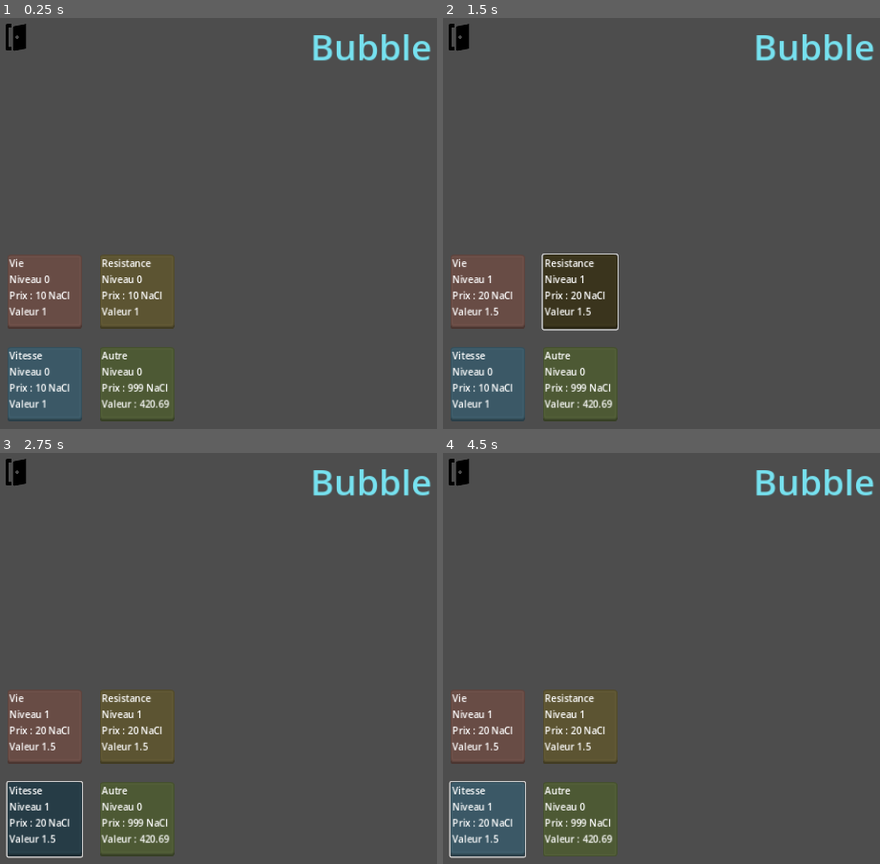
Above: before the commit, frames 1-4 (two rows, left to right).
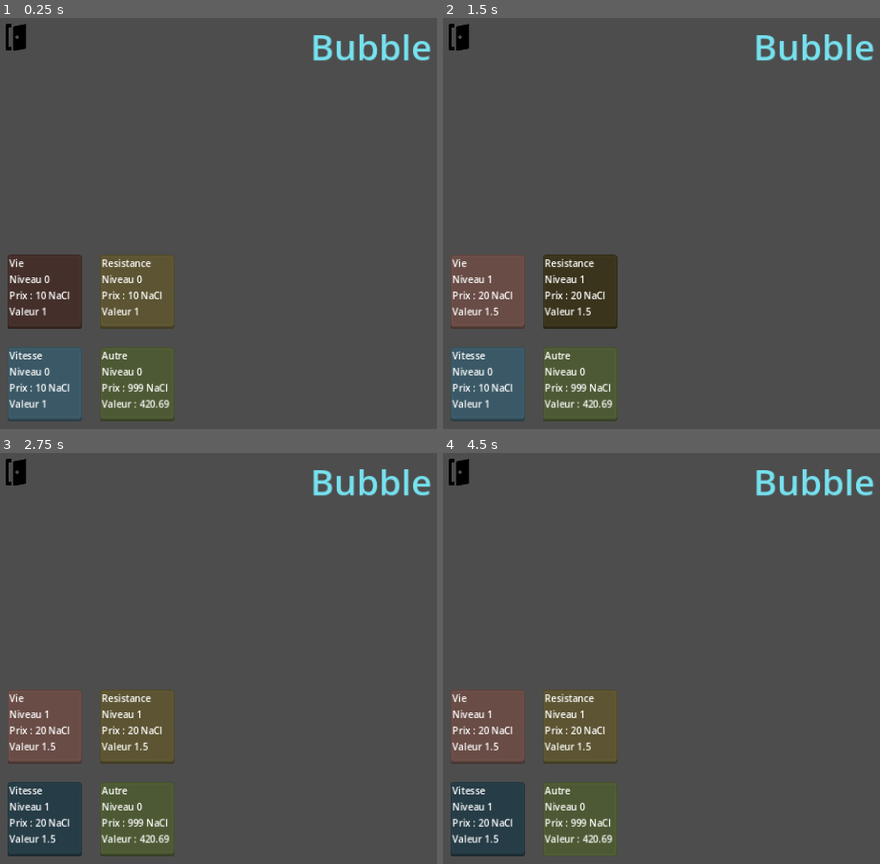
Above: after the commit, the same moments.

Repository: Cax36940/Global-Game-Jam-2025
Game: Godot game, scene res://UI/main_menu.tscn
The game is run twice, just before and just after one commit, with the same random seed, the same clock (stepped at 60 frames per second) and the same inputs. This scene is started directly instead of the project's main scene.
Inputs (mouse positions are in pixels of both pictures, inside the frame that each line leads up to):
- Up to frame 1 (0.25 s): no input
- Up to frame 2 (1.5 s): click (486, 293) at 0.5 s; click (578, 293) at 1.25 s
- Up to frame 3 (2.75 s): click (43, 818) at 2 s
- Up to frame 4 (4.5 s): click (578, 818) at 2.75 s; tap Enter at 3.5 s; move the mouse to (outside the picture) at 3.52 s; hold Right (ui_right) 3.53-4.28 s; tap Space at 4.25 s; move the mouse to (661, 683) at 4.27 s; hold Left (ui_left) from 4.28 s (still down)

The runs differ from the first frame. In frame 1, 2.8% of the frame differs, in the area x 1-19%, y 57-76%; in frame 2, 0.2%; in frame 3, 0.2%; in frame 4, 2.8%, in the area x 1-19%, y 79-99%.

Commit message:
Updated navigation

Diff:
--- a/UI/main_menu.tscn
+++ b/UI/main_menu.tscn
@@ -1,10 +1,18 @@
-[gd_scene load_steps=6 format=3 uid="uid://cn0uxrgx4pdie"]
+[gd_scene load_steps=10 format=3 uid="uid://cn0uxrgx4pdie"]
 
 [ext_resource type="Script" path="res://UI/main_ui.gd" id="1_vl84j"]
 [ext_resource type="Texture2D" uid="uid://b5q0xbhlk14tx" path="res://UI/ressources/exit.png" id="2_hnf4a"]
 [ext_resource type="Script" path="res://UI/upgrade_button.gd" id="3_frgtn"]
 [ext_resource type="Texture2D" uid="uid://crrdhjk1k1mk2" path="res://UI/ressources/grey_button10.png" id="4_dgnge"]
 [ext_resource type="Texture2D" uid="uid://b3dkbeyddh4qn" path="res://UI/ressources/grey_button11.png" id="5_tvcuv"]
+
+[sub_resource type="StyleBoxEmpty" id="StyleBoxEmpty_lxndp"]
+
+[sub_resource type="StyleBoxEmpty" id="StyleBoxEmpty_c406f"]
+
+[sub_resource type="StyleBoxEmpty" id="StyleBoxEmpty_evjsl"]
+
+[sub_resource type="StyleBoxEmpty" id="StyleBoxEmpty_kegmw"]
 
 [node name="MainUI" type="Control"]
 layout_mode = 3
@@ -60,6 +68,7 @@
 layout_mode = 2
 size_flags_horizontal = 3
 size_flags_vertical = 3
+theme_override_styles/focus = SubResource("StyleBoxEmpty_lxndp")
 flat = true
 expand_icon = true
 script = ExtResource("3_frgtn")
@@ -114,6 +123,7 @@
 layout_mode = 2
 size_flags_horizontal = 3
 size_flags_vertical = 3
+theme_override_styles/focus = SubResource("StyleBoxEmpty_c406f")
 flat = true
 script = ExtResource("3_frgtn")
 button_up_icon = ExtResource("4_dgnge")
@@ -167,6 +177,7 @@
 layout_mode = 2
 size_flags_horizontal = 3
 size_flags_vertical = 3
+theme_override_styles/focus = SubResource("StyleBoxEmpty_evjsl")
 flat = true
 script = ExtResource("3_frgtn")
 button_up_icon = ExtResource("4_dgnge")
@@ -220,6 +231,7 @@
 layout_mode = 2
 size_flags_horizontal = 3
 size_flags_vertical = 3
+theme_override_styles/focus = SubResource("StyleBoxEmpty_kegmw")
 flat = true
 script = ExtResource("3_frgtn")
 button_up_icon = ExtResource("4_dgnge")
--- a/UI/main_ui.gd
+++ b/UI/main_ui.gd
@@ -46,9 +46,12 @@
 	speed.lvl = 0
 	speed.cost = speed.base_cost
 	speed.value = speed.base_value
-	$GridContainer/HealthUpgradeButton.set_upgrade_gfx(health.cost, health.lvl, health.value)
-	$GridContainer/ResistanceUpgradeButton.set_upgrade_gfx(resistance.cost, resistance.lvl, resistance.value)
-	$GridContainer/SpeedUpgradeButton.set_upgrade_gfx(speed.cost, speed.lvl, speed.value)
+	$GridContainer/HealthUpgradeButton.set_upgrade_txt(health.cost, health.lvl, health.value)
+	$GridContainer/ResistanceUpgradeButton.set_upgrade_txt(resistance.cost, resistance.lvl, resistance.value)
+	$GridContainer/SpeedUpgradeButton.set_upgrade_txt(speed.cost, speed.lvl, speed.value)
+
+	# select first button for keyboard/gamepad navigation
+	$GridContainer/HealthUpgradeButton.grab_focus()
 
 
 
@@ -61,7 +64,7 @@
 		func (base, lvl): return base * (lvl + 1),
 		func (base, lvl): return base * (lvl / 2.0 + 1.0)
 	)
-	$GridContainer/HealthUpgradeButton.set_upgrade_gfx(health.cost, health.lvl, health.value)
+	$GridContainer/HealthUpgradeButton.set_upgrade_txt(health.cost, health.lvl, health.value)
 
 
 func _on_resistance_upgrade_button_pressed() -> void:
@@ -69,7 +72,7 @@
 		func (base, lvl): return base * (lvl + 1),
 		func (base, lvl): return base * (lvl / 2.0 + 1.0)
 	)
-	$GridContainer/ResistanceUpgradeButton.set_upgrade_gfx(resistance.cost, resistance.lvl, resistance.value)
+	$GridContainer/ResistanceUpgradeButton.set_upgrade_txt(resistance.cost, resistance.lvl, resistance.value)
 
 
 func _on_speed_upgrade_button_pressed() -> void:
@@ -77,4 +80,4 @@
 		func (base, lvl): return base * (lvl + 1),
 		func (base, lvl): return base * (lvl / 2.0 + 1.0)
 	)
-	$GridContainer/SpeedUpgradeButton.set_upgrade_gfx(speed.cost, speed.lvl, speed.value)
+	$GridContainer/SpeedUpgradeButton.set_upgrade_txt(speed.cost, speed.lvl, speed.value)
--- a/UI/upgrade_button.gd
+++ b/UI/upgrade_button.gd
@@ -13,11 +13,14 @@
 	self.mouse_exited.connect(_on_mouse_exited)
 	self.button_down.connect(_on_button_down)
 	self.button_up.connect(_on_button_up)
+	self.focus_entered.connect(_on_mouse_entered)
+	self.focus_exited.connect(_on_mouse_exited)
+
 	$NinePatchRect.modulate = default_color
 	$NinePatchRect.texture = button_up_icon
 
 
-func set_upgrade_gfx(cost: int, lvl: int, value: float):
+func set_upgrade_txt(cost: int, lvl: int, value: float):
 	$VBoxContainer/Cost.text = "Prix : " + str(cost) + " NaCl"
 	$VBoxContainer/Level.text = "Niveau " + str(lvl)
 	$VBoxContainer/Value.text = "Valeur " + str(value)
